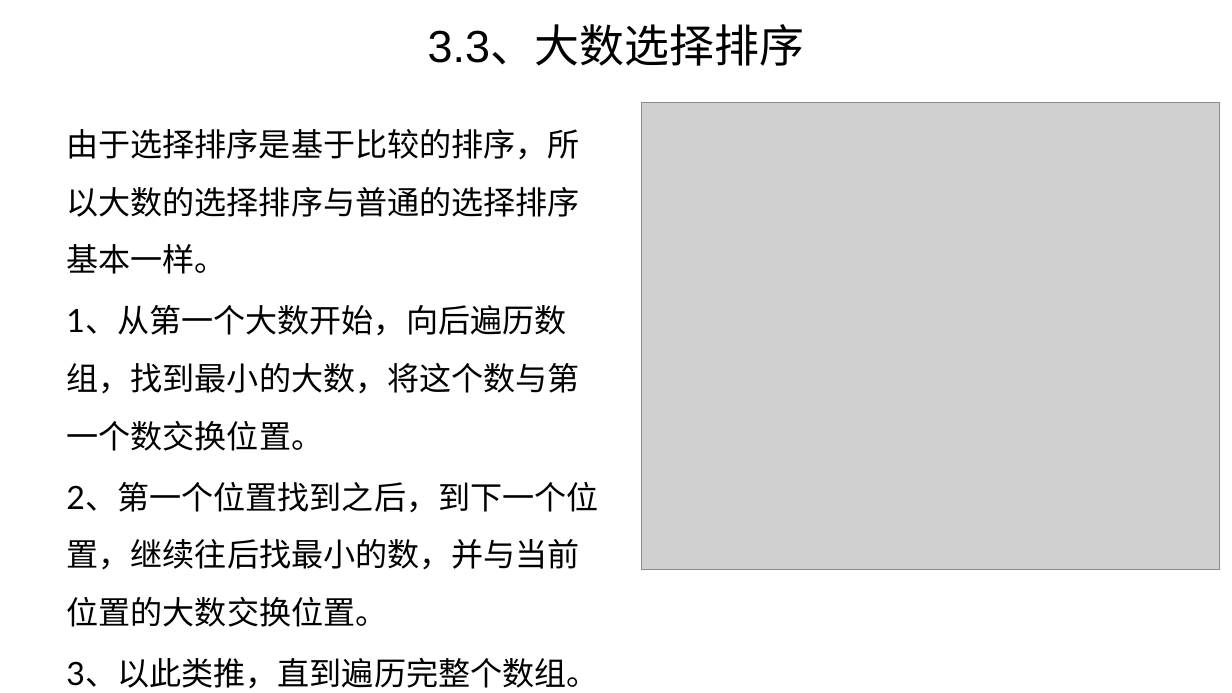
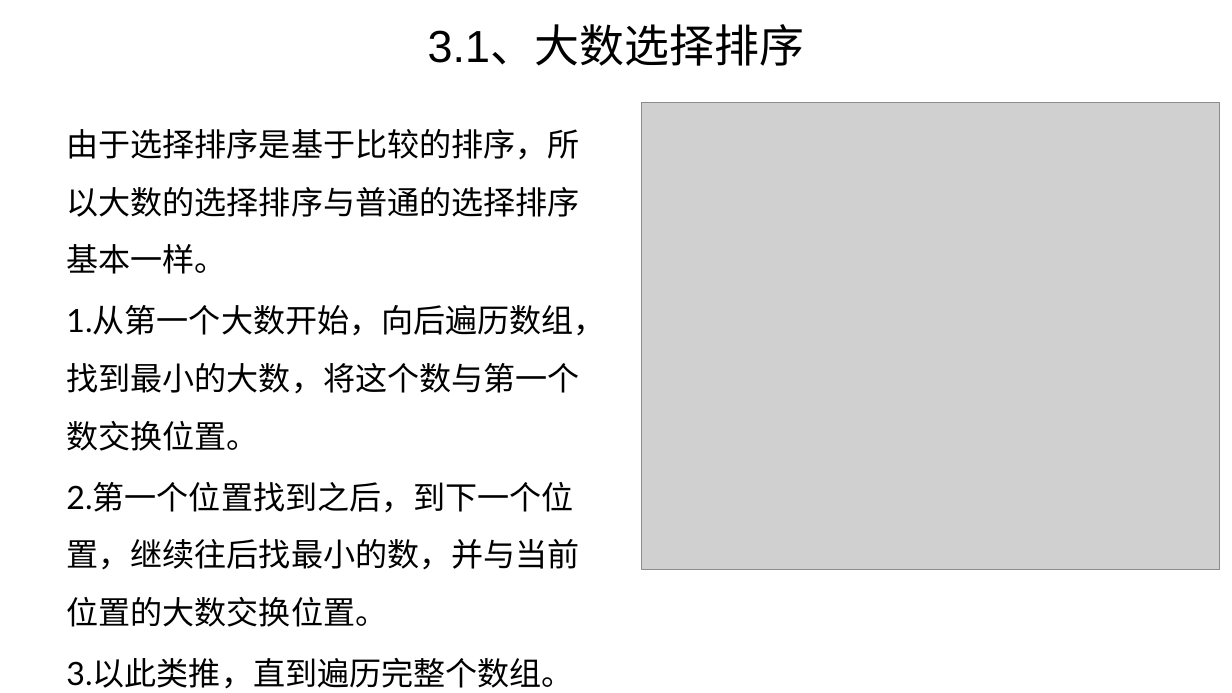
Before and after one commit to wanggy820/algorithm, a slide deck: slide 10 of 答辩报告.pptx (slide 12 before the commit). Drawn at 1232x693 pixels with LibreOffice and Linux fonts; fonts in the diff are those of the drawing; grey boxes stand for pictures. Boxes give left, top, right and bottom in pixels: in the first picture for what was removed or moved away, otherwise in the second. Text is boxed around its words. In the diff, an @@ line names an element or a change of style, - is before the commit and + after.

```diff
--- a/答辩报告.pptx
+++ b/答辩报告.pptx
@@ title at (428,27,804,66): text changed @@
-3.3、大数选择排序
+3.1、大数选择排序
@@ text at (66,305,606,689): text changed @@
-1、从第一个大数开始，向后遍历数组，找到最小的大数，将这个数与第一个数交换位置。
-2、第一个位置找到之后，到下一个位置，继续往后找最小的数，并与当前位置的大数交换位置。
-3、以此类推，直到遍历完整个数组。
+1.从第一个大数开始，向后遍历数组，找到最小的大数，将这个数与第一个数交换位置。
+2.第一个位置找到之后，到下一个位置，继续往后找最小的数，并与当前位置的大数交换位置。
+3.以此类推，直到遍历完整个数组。
```
Also in this commit, not shown: 11 other slides changed, 2 slides removed, 1 other file.
